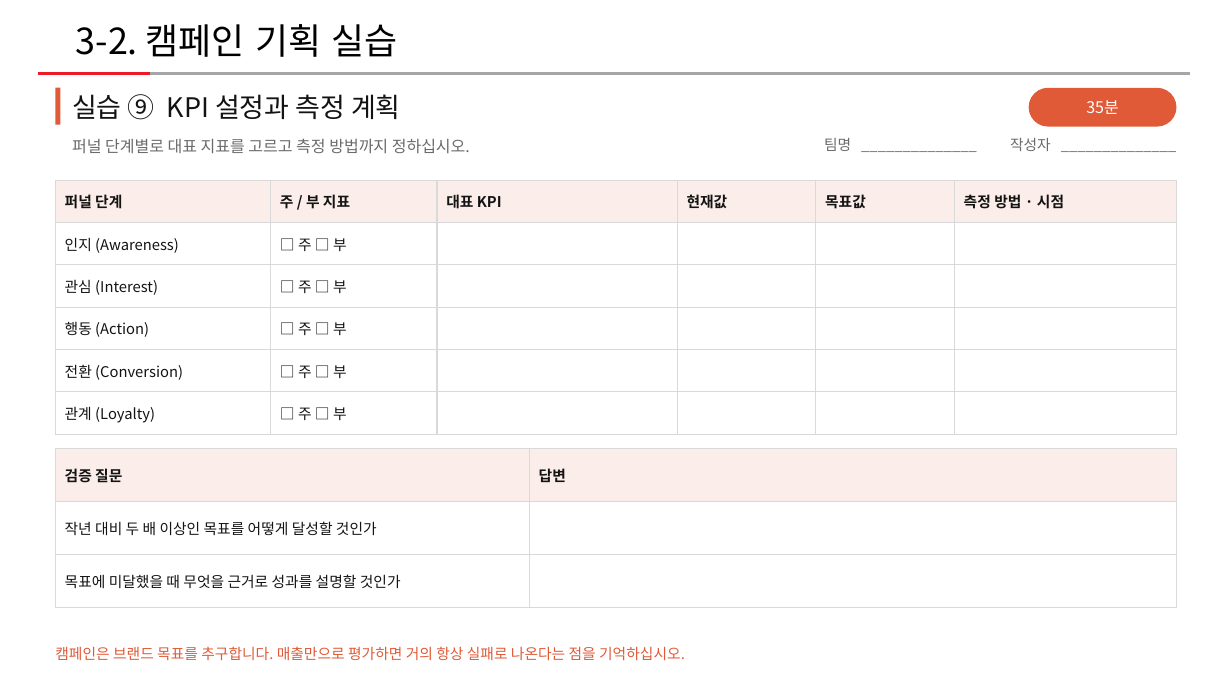
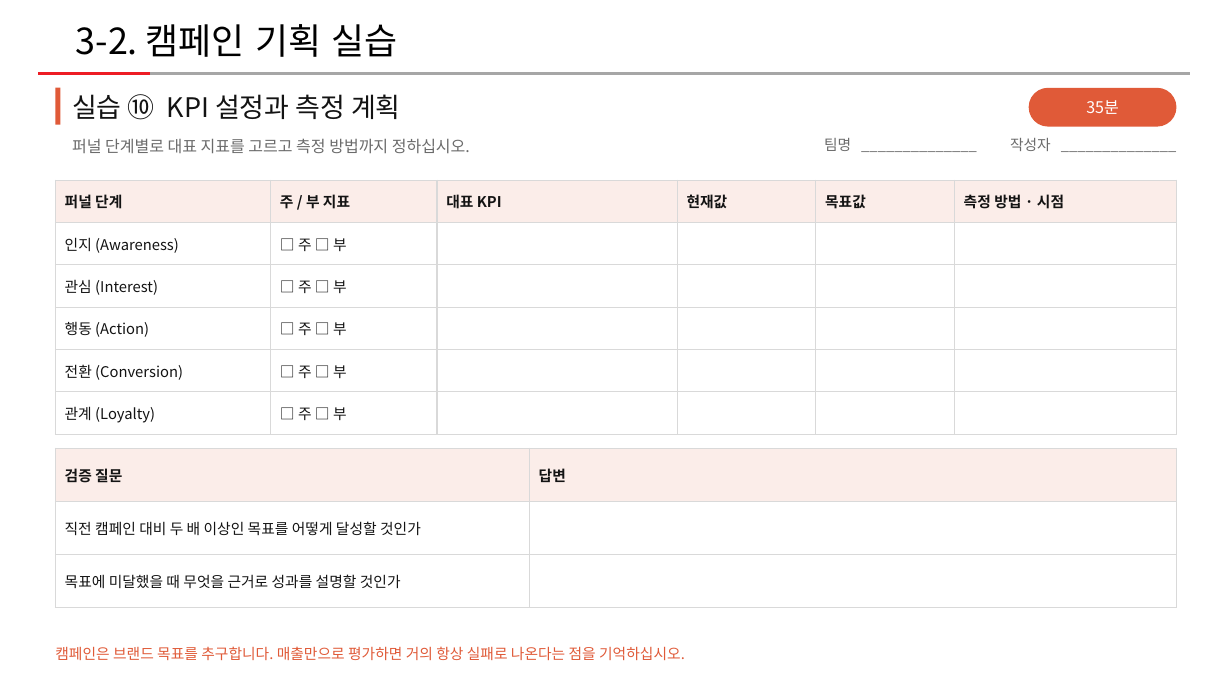
Before and after one commit to edupang79-crypto/alkom-marketing-game, a slide deck: slide 10 of templates/worksheet-3-2.pptx (slide 9 before the commit). Drawn at 1232x693 pixels with LibreOffice and Linux fonts; fonts in the diff are those of the drawing. Boxes give left, top, right and bottom in pixels: in the first picture for what was removed or moved away, otherwise in the second. Text is boxed around its words. In the diff, an @@ line names an element or a change of style, - is before the commit and + after.

```diff
--- a/templates/worksheet-3-2.pptx
+++ b/templates/worksheet-3-2.pptx
@@ text at (72, 94, 401, 120): text changed @@
-실습 ⑨ KPI 설정과 측정 계획
+실습 ⑩ KPI 설정과 측정 계획
@@ table at (55, 448, 1177, 608) @@
-row 2, column 1: 작년 대비 두 배 이상인 목표를 어떻게 달성할 것인가
+row 2, column 1: 직전 캠페인 대비 두 배 이상인 목표를 어떻게 달성할 것인가
```
Also in this commit, not shown: 10 other slides changed, 1 slide added, 9 other files.
